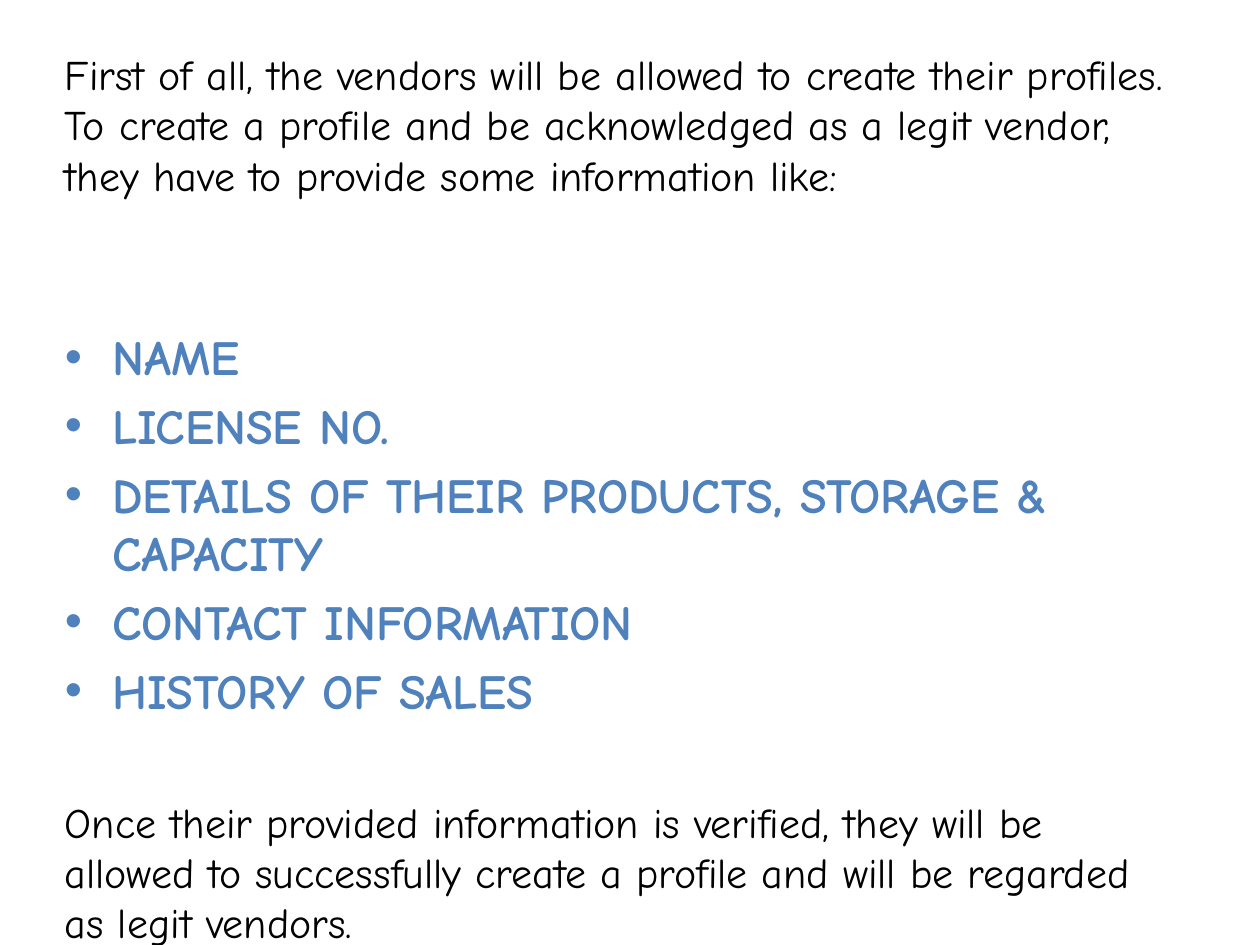
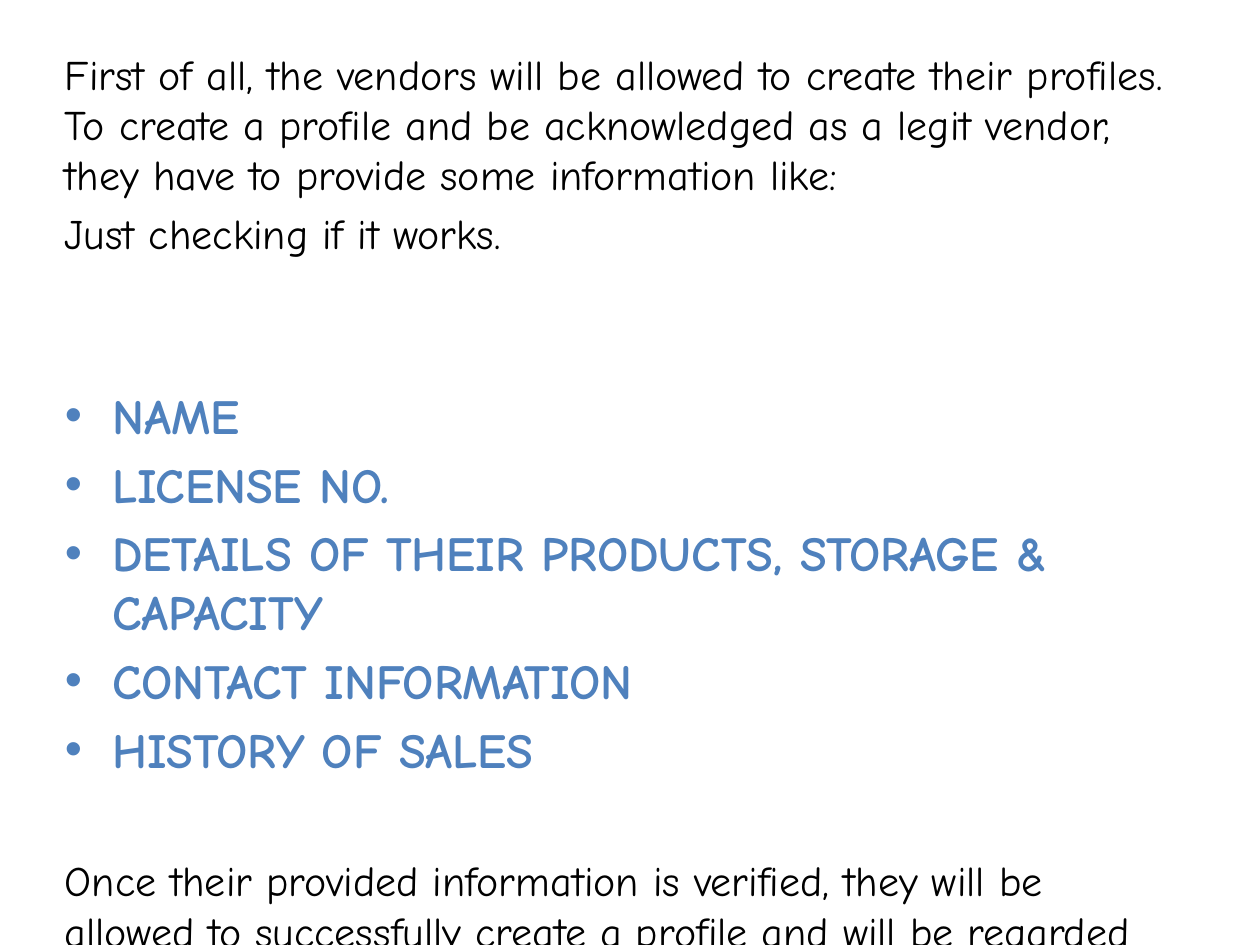
Before and after one commit to Shakil018/HackNSU-Season-2, a slide deck: slide 2 of Presentation1.pptx. Drawn at 1260x945 pixels with LibreOffice and Linux fonts; fonts in the diff are those of the drawing. Boxes give left, top, right and bottom in pixels: in the first picture for what was removed or moved away, otherwise in the second. Text is boxed around its words. In the diff, an @@ line names an element or a change of style, - is before the commit and + after.

Commit message:
bla bla

```diff
--- a/Presentation1.pptx
+++ b/Presentation1.pptx
@@ text at [65, 220, 500, 257]: paragraph added @@
+Just checking if it works.
```
